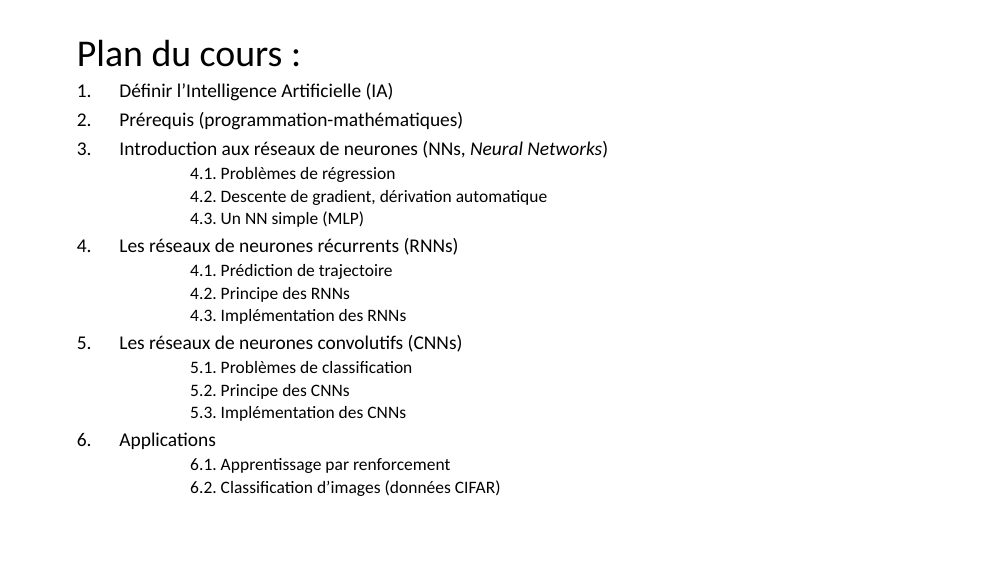
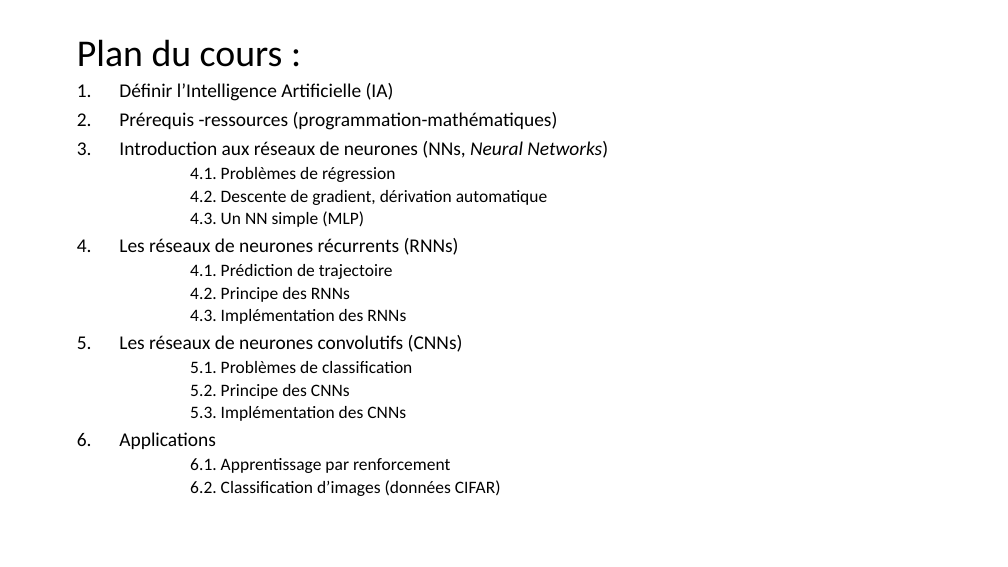
Before and after one commit to jolindien-git/jolindien-git.github.io, a slide deck: slide 2 of Intelligence Artificielle et Analyse de donnees.pptx. Drawn at 1008x567 pixels with LibreOffice and Linux fonts; fonts in the diff are those of the drawing. Boxes give left, top, right and bottom in pixels: in the first picture for what was removed or moved away, otherwise in the second. Text is boxed around its words. In the diff, an @@ line names an element or a change of style, - is before the commit and + after.

```diff
--- a/Intelligence Artificielle et Analyse de donnees.pptx
+++ b/Intelligence Artificielle et Analyse de donnees.pptx
@@ text at box(119, 112, 558, 130): text changed @@
-2. Prérequis (programmation-mathématiques)
+2. Prérequis -ressources (programmation-mathématiques)
```
Also in this commit, not shown: 2 other slides changed, 2 other files.
